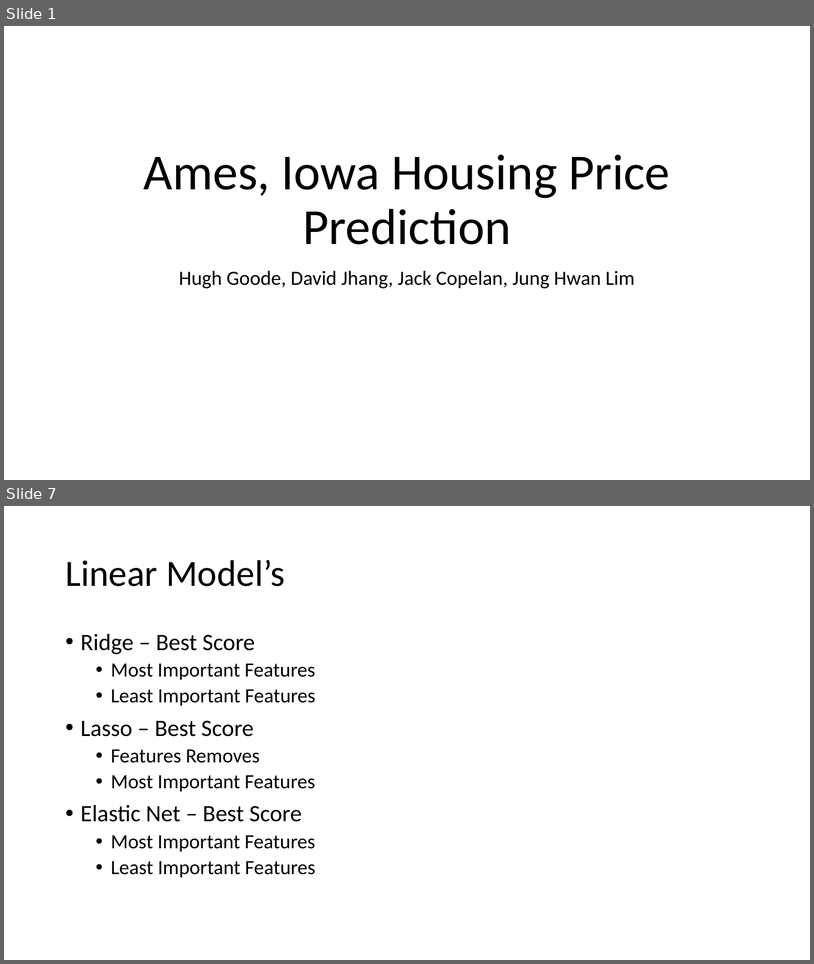
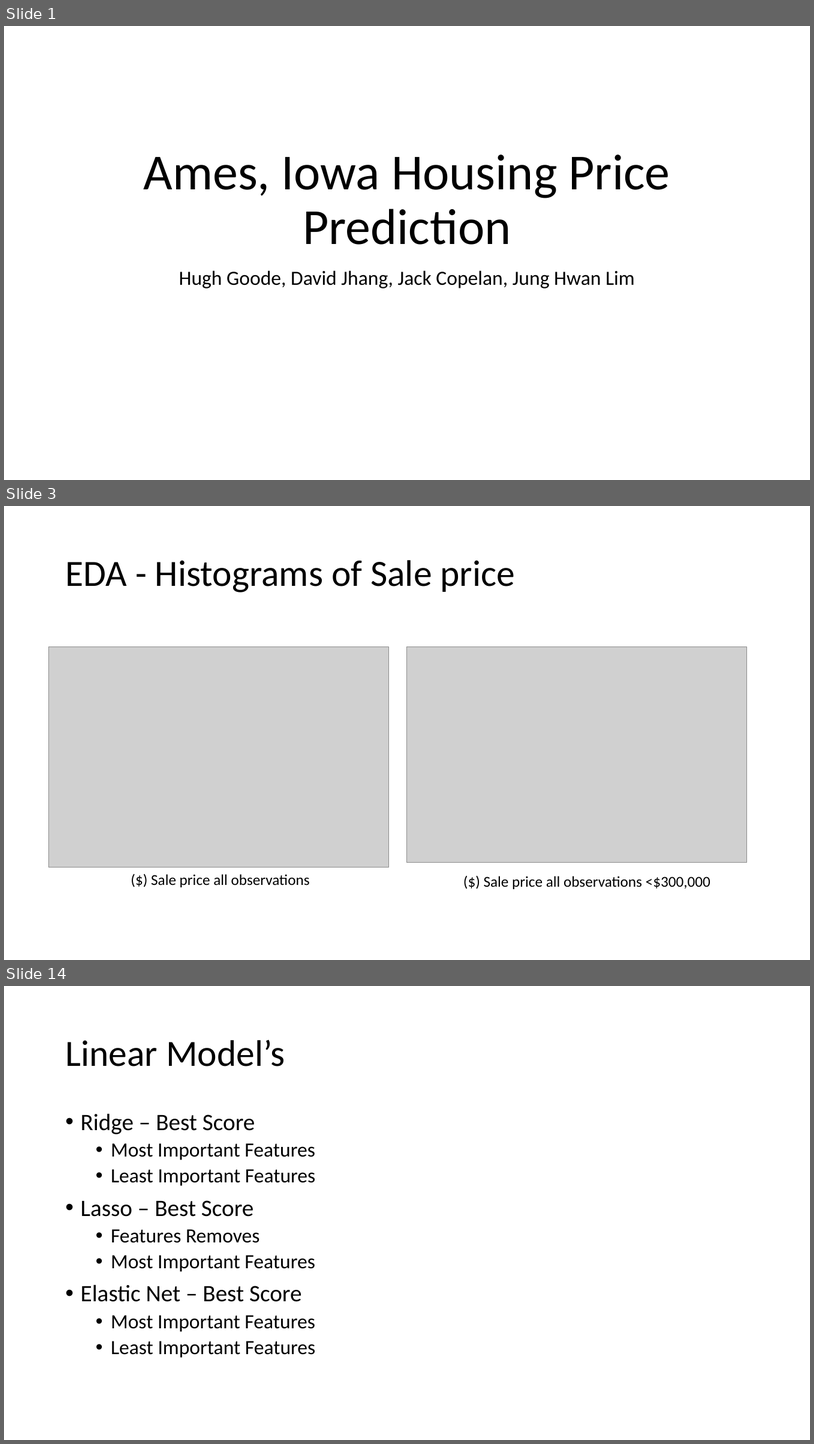
Before and after one commit to djhang99/housing_prices, a slide deck: Draft_Presentation.pptx. Shown one above the other, each under a label of ours: slides 1 and 7 before the commit, slides 1, 3 and 14 after it; the slides between them are not shown. The pictures are 814x964 and 814x1444 pixels, drawn with LibreOffice and Linux fonts; fonts in the diff are those of the drawing; grey boxes stand for pictures. Boxes give left, top, right and bottom in pixels: in the first picture for what was removed or moved away, otherwise in the second. Text is boxed around its words. In the diff, an @@ line names an element or a change of style, - is before the commit and + after.

```diff
--- a/Draft_Presentation.pptx
+++ b/Draft_Presentation.pptx
@@ slide 3 added at (x1=4, y1=506, x2=810, y2=960), background #FFFFFF @@
@@ title added at (x1=65, y1=560, x2=515, y2=592), 44 pt, text #000000 @@
+EDA - Histograms of Sale price
@@ picture added at (x1=49, y1=647, x2=389, y2=867) @@
@@ picture added at (x1=408, y1=647, x2=747, y2=862) @@
@@ text added at (x1=151, y1=874, x2=310, y2=887), 18 pt, text #000000 @@
+($) Sale price all observations
@@ text added at (x1=484, y1=876, x2=711, y2=889), 18 pt, text #000000 @@
+($) Sale price all observations <$300,000
@@ what was slide 7 is now slide 14 @@
```
Also in this commit, not shown: 4 slides changed, 7 other slides added, 1 slide removed.
